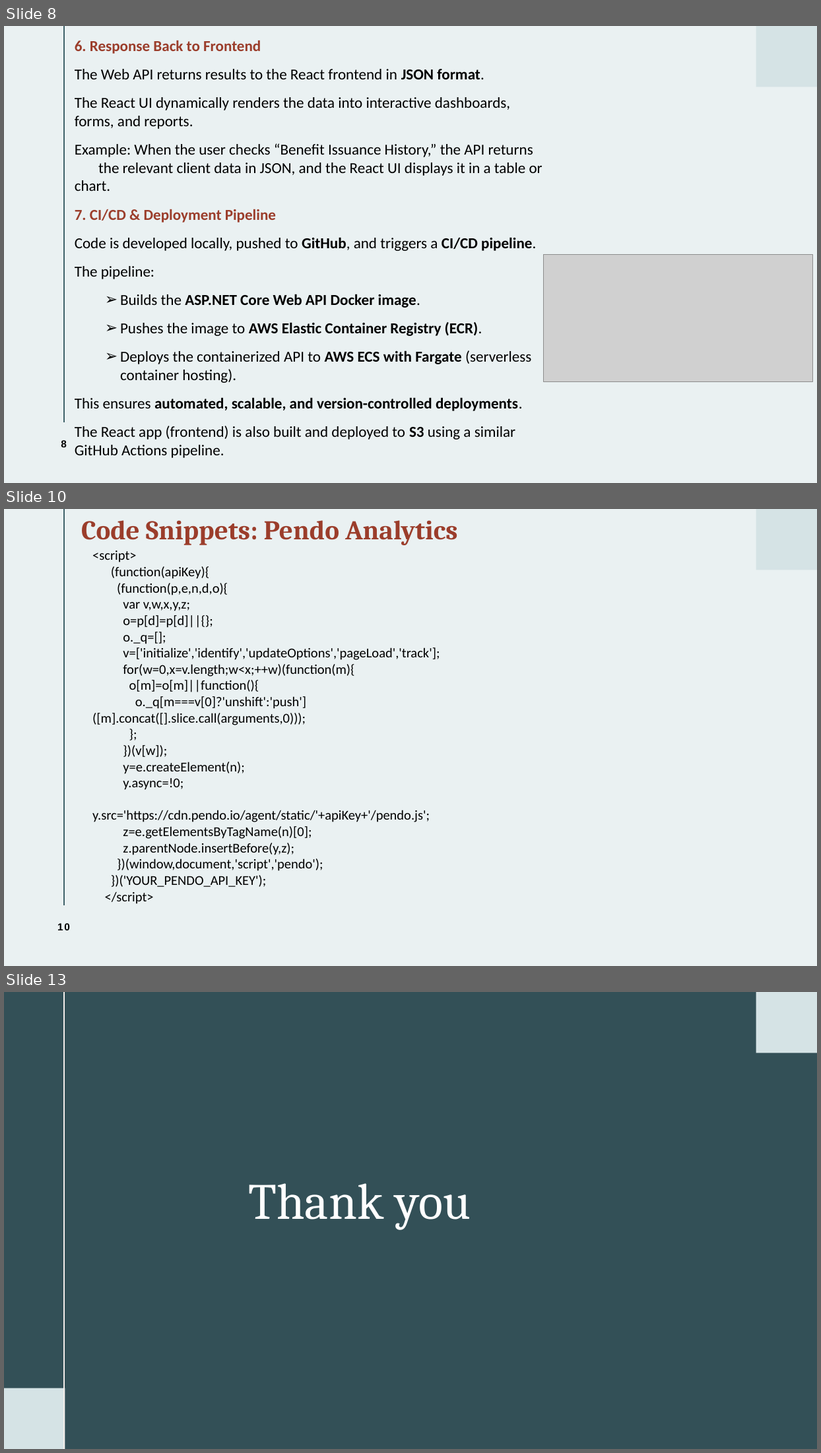
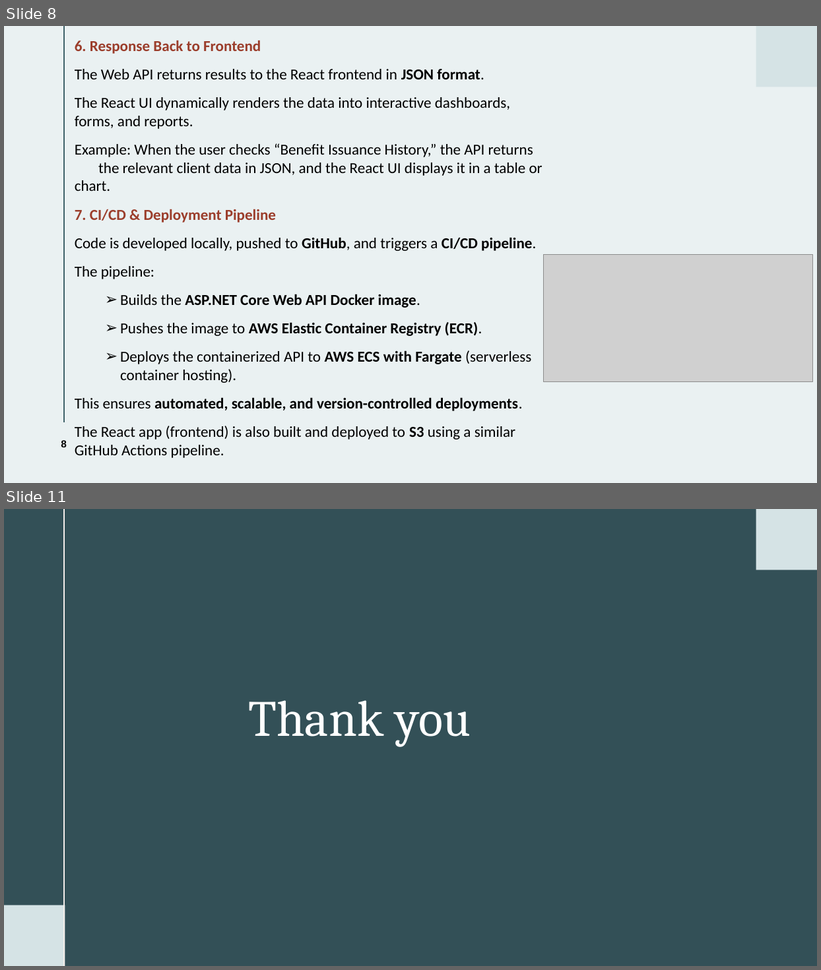
Before and after one commit to ChittaniSwathiTamuc/sel-react-webapp, a slide deck: SEL Presentation.pptx. Shown one above the other, each under a label of ours: slides 8, 10 and 13 before the commit, slides 8 and 11 after it; the slides between them are not shown. The pictures are 821x1453 and 821x970 pixels, drawn with LibreOffice and Linux fonts; fonts in the diff are those of the drawing; grey boxes stand for pictures. Boxes give left, top, right and bottom in pixels: in the first picture for what was removed or moved away, otherwise in the second. Text is boxed around its words. In the diff, an @@ line names an element or a change of style, - is before the commit and + after.

```diff
--- a/SEL Presentation.pptx
+++ b/SEL Presentation.pptx
@@ slide 10 removed at [4,509,817,966], background #EAF1F2; not listed: 2 template elements that a slide beside it also shows @@
@@ text removed at [81,520,457,545] @@
-Code Snippets: Pendo Analytics
@@ text removed at [92,551,440,904] @@
-<script>
-(function(apiKey){
-(function(p,e,n,d,o){
-var v,w,x,y,z;
-o=p[d]=p[d]||{};
-o._q=[];
-v=['initialize','identify','updateOptions','pageLoad','track'];
-for(w=0,x=v.length;w<x;++w)(function(m){
-o[m]=o[m]||function(){
-o._q[m===v[0]?'unshift':'push']([m].concat([].slice.call(arguments,0)));
-};
-})(v[w]);
-y=e.createElement(n);
-y.async=!0;
-y.src='https://cdn.pendo.io/agent/static/'+apiKey+'/pendo.js';
-z=e.getElementsByTagName(n)[0];
-z.parentNode.insertBefore(y,z);
-})(window,document,'script','pendo');
-})('YOUR_PENDO_API_KEY');
-</script>
@@ page number removed at [57,923,70,931] @@
-10
@@ what was slide 13 is now slide 11 @@
```
Also in this commit, not shown: 6 slides changed, 1 other slide removed.
